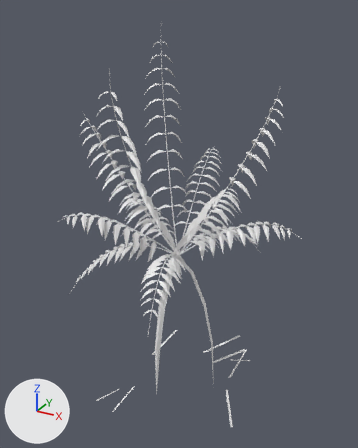
Two versions of the OBJ model game/assets/models/plants/SM_Plant_CorozoPalmMature_Leaf.obj, one commit apart.
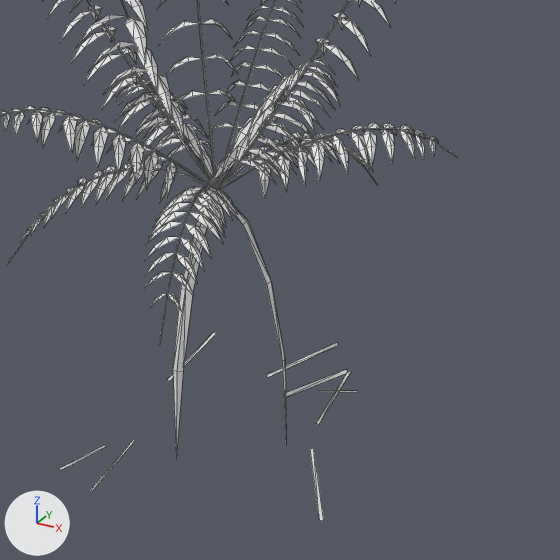
Each version appears first whole from a camera (50 mm lens) standing at (11.4, -20.6, 20.4) and looking at (0.0, 0.1, 10.1), and next in a close-up on the part from 18% to 99% of the width and 35% to 100% of the height. The axes (+X, +Y, +Z) are drawn at lower left. The lights are the same throughout. The first two pictures are the older version. The close-ups show mesh edges as thin lines. Where no turn or scale is listed for an object, it has been applied to the vertices. Vertices at exactly the same position are counted once.

In view in the first close-up: 'SM_Plant_CorozoPalmMature_Leaf'.
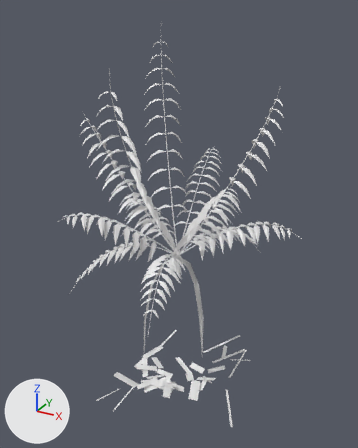
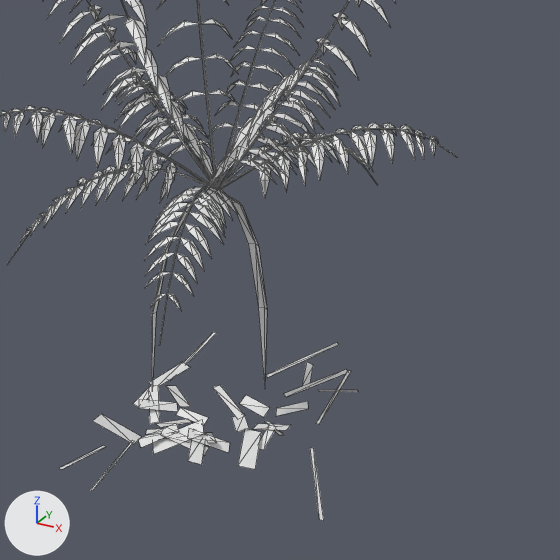
Changed parts and their boxes (x1, y1, x2, y2) in the close-ups (560 x 560 px):
'SM_Plant_CorozoPalmMature_Leaf', reshaped: before (0, 0, 457, 521); after (0, 0, 457, 520)
part 1 of me_sm_plant_corozopalmmature_leaf, built on: before (173, 204, 286, 459); after (93, 194, 313, 469)

The change in detail:
me_sm_plant_corozopalmmature_leaf is used by ob_sm_plant_corozopalmmature_leaf; location (0.0, 0.0, 0.0).
me_sm_plant_corozopalmmature_leaf had 2422 vertices, 2876 faces and spanned x -5.8..6.1, y -6.1..6.0, z -0.4..19.7.
me_sm_plant_corozopalmmature_leaf now has 2518 vertices, 2924 faces and spans x -5.8..6.1, y -6.1..6.0, z -0.4..19.7.
Part 1, on me_sm_plant_corozopalmmature_leaf:
20 vertices are removed from x -0.3..2.4, y -2.2..0.1, z 0.4..8.2.
28 faces are deleted.
1 vertex moves from x 1.0, y -0.1, z 7.5 to x 0.4, y 0.8, z 7.5.
116 vertices are added at x -3.3..2.2, y -2.0..4.0, z -0.3..8.2.
76 new faces join them.
